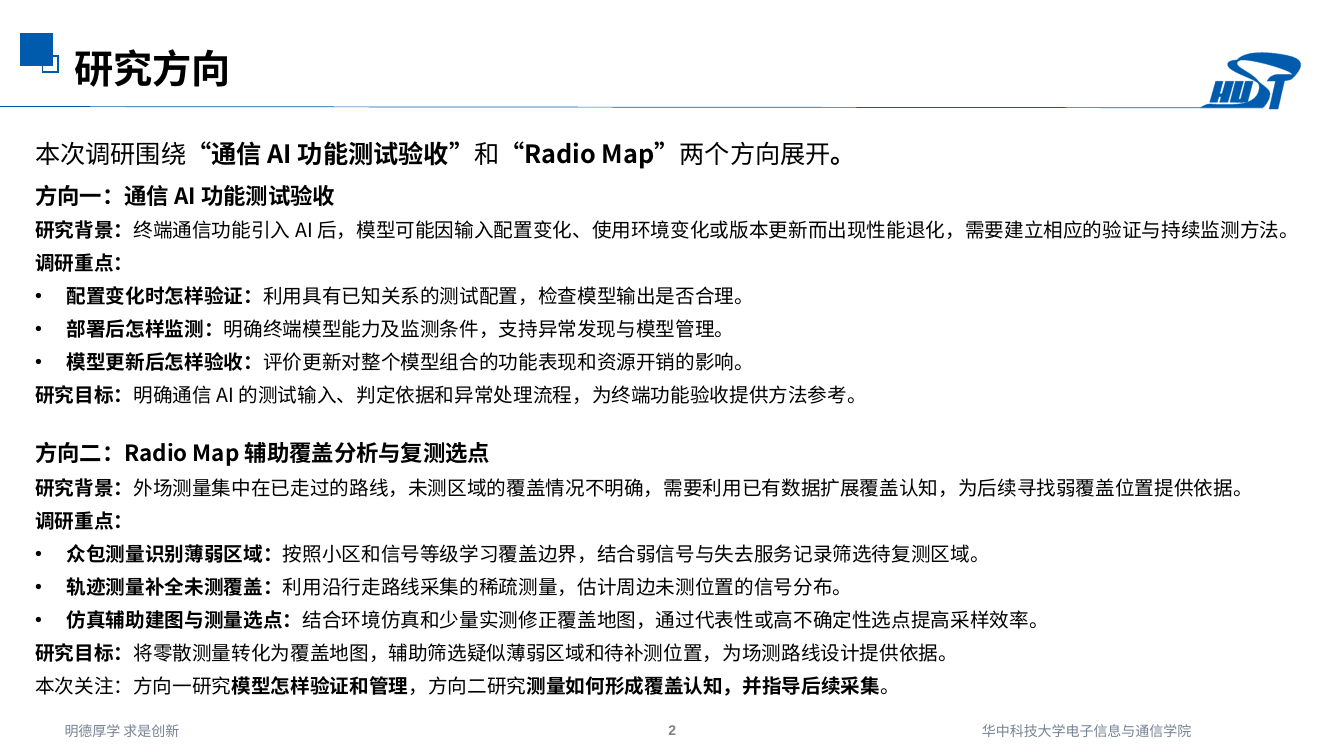
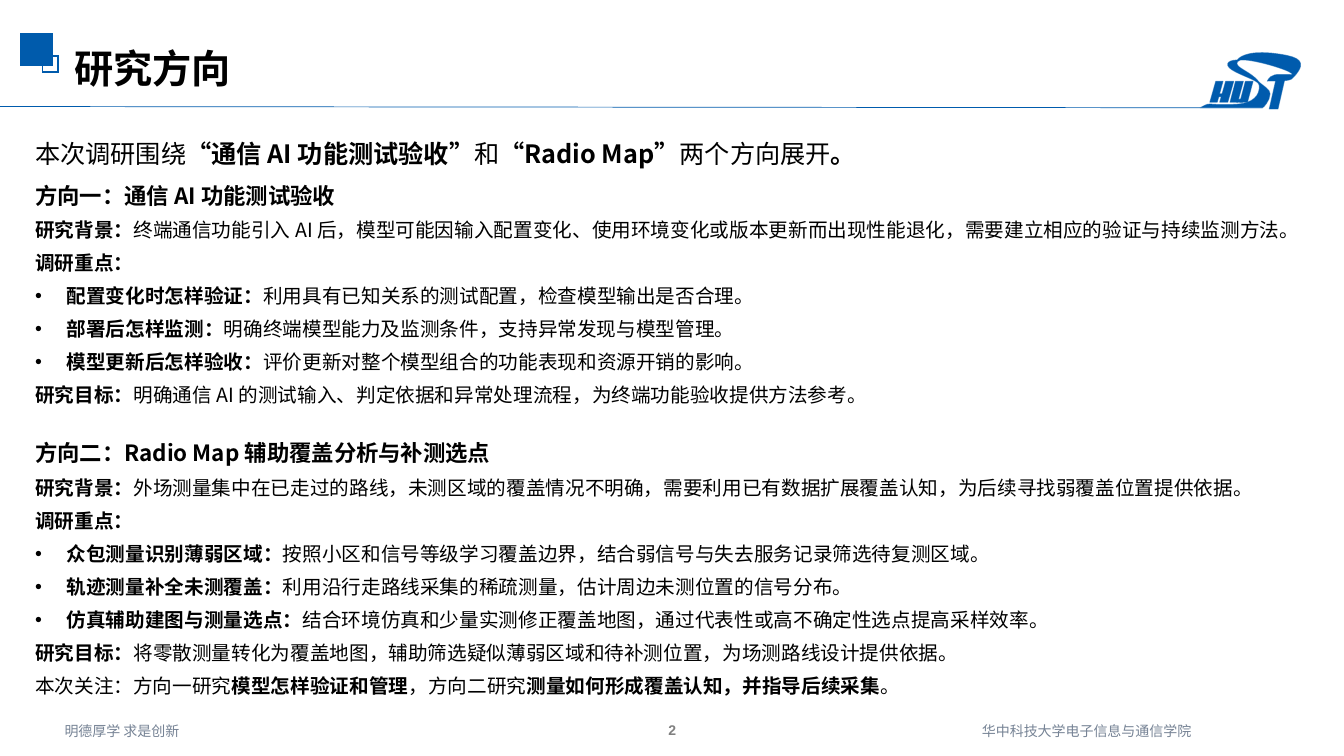
Before and after one commit to strings-pixel/self, a slide deck: slide 2 of 2026.10.16AI与通信融合研究进展调研四.pptx. Drawn at 1344x756 pixels with LibreOffice and Linux fonts; fonts in the diff are those of the drawing. Boxes give left, top, right and bottom in pixels: in the first picture for what was removed or moved away, otherwise in the second. Text is boxed around its words. In the diff, an @@ line names an element or a change of style, - is before the commit and + after.

```diff
--- a/2026.10.16AI与通信融合研究进展调研四.pptx
+++ b/2026.10.16AI与通信融合研究进展调研四.pptx
@@ text at [35,442,491,466]: text changed @@
-方向二：Radio Map 辅助覆盖分析与复测选点
+方向二：Radio Map 辅助覆盖分析与补测选点
```
Also in this commit, not shown: 3 other slides changed.
